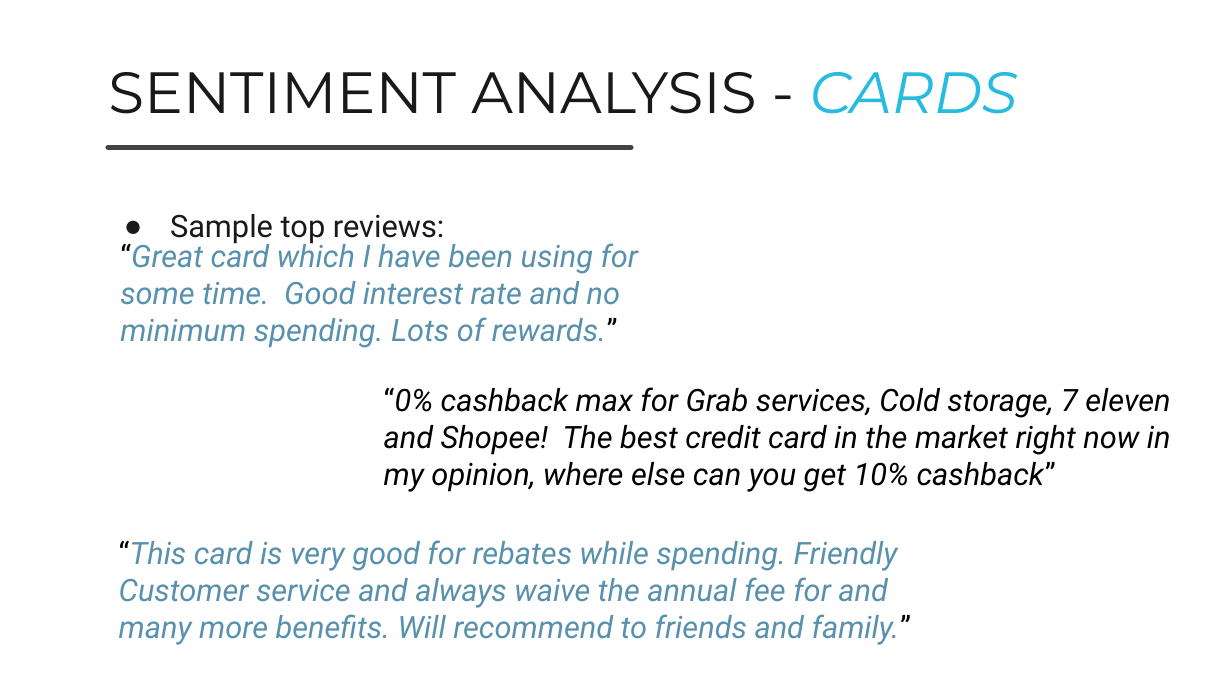
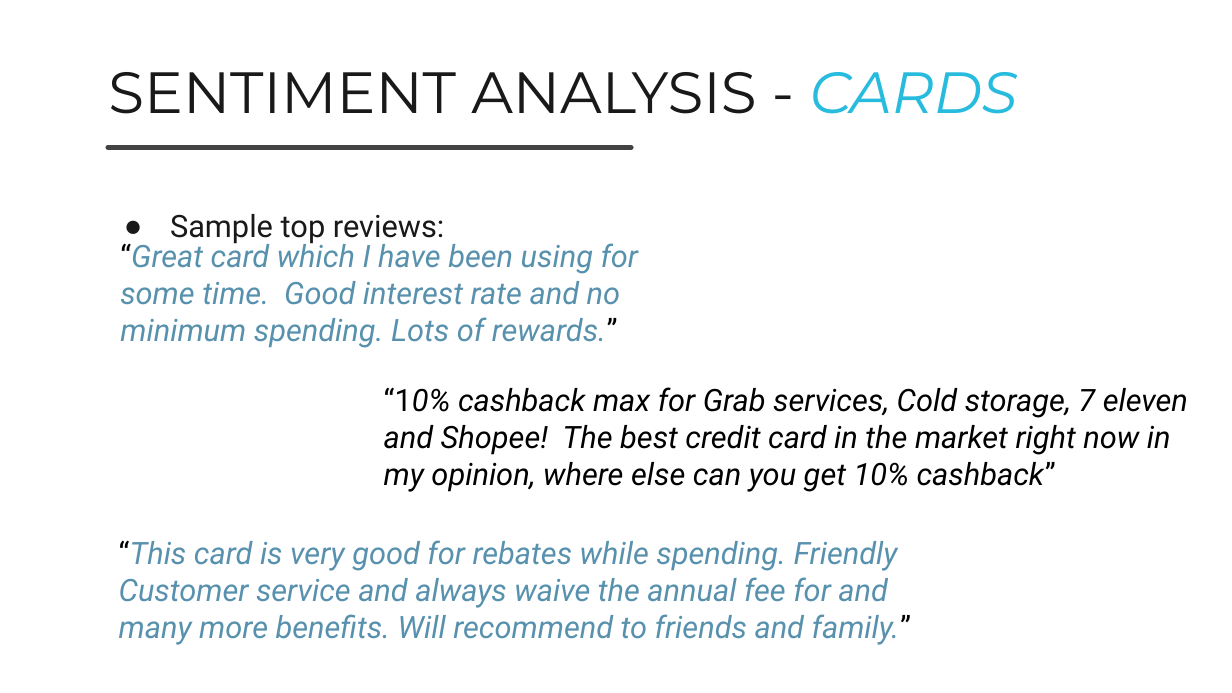
Before and after one commit to JunweiYe91/GA-Projects, a slide deck: slide 23 of GA Capstone Project/Capstone Project Presentation.pptx. Drawn at 1232x693 pixels with LibreOffice and Linux fonts; fonts in the diff are those of the drawing. Boxes give left, top, right and bottom in pixels: in the first picture for what was removed or moved away, otherwise in the second. Text is boxed around its words. In the diff, an @@ line names an element or a change of style, - is before the commit and + after.

Commit message:
Update of powerpoint slides

```diff
--- a/GA Capstone Project/Capstone Project Presentation.pptx
+++ b/GA Capstone Project/Capstone Project Presentation.pptx
@@ text at [384, 387, 1188, 492]: text changed @@
-“0% cashback max for Grab services, Cold storage, 7 eleven and Shopee! The best credit card in the market right now in my opinion, where else can you get 10% cashback”
+“10% cashback max for Grab services, Cold storage, 7 eleven and Shopee! The best credit card in the market right now in my opinion, where else can you get 10% cashback”
```
Also in this commit, not shown: 3 other slides changed, 1 other file.
